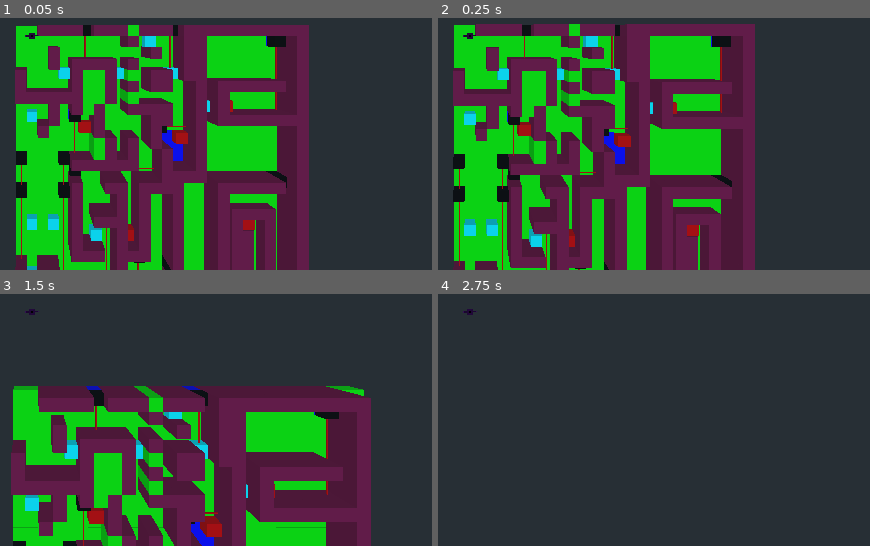
Above: before the commit, frames 1-4 (two rows, left to right).
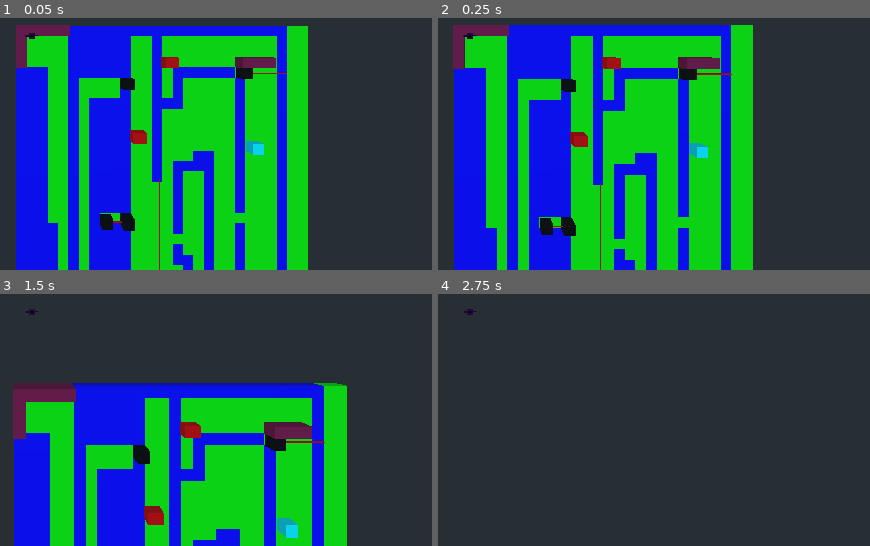
Above: after the commit, the same moments.

Repository: dktr0/NotWaitingForGodot
Game: Godot game, scene res://NotWaitingForGodot.tscn
Same seed, same stepped clock (60 frames per second), same inputs: the game is played once before the commit and once after it.
Inputs (mouse positions are in pixels of both pictures, inside the frame that each line leads up to):
- Up to frame 1 (0.05 s): no input
- Up to frame 2 (0.25 s): no input
- Up to frame 3 (1.5 s): tap Enter at 0.5 s; move the mouse to (77, 309) at 0.52 s; hold W (left_stick_up) from 0.53 s (still down); tap Space (a_button) at 0.6, 1.35 s; click (77, 309) at 0.67 s; move the mouse to (outside the picture) at 1.27 s
- Up to frame 4 (2.75 s): keep holding W (left_stick_up); move the mouse to (489, 304) at 2.02 s; tap Space (a_button) at 2.1 s

The runs differ from the first frame. In frame 1, 53% of the frame differs, in the area x 3-72%, y 2-100%; in frame 2, 55%, in the area x 3-74%, y 2-100%; in frame 3, 46%; in frame 4, nothing differs.

Commit message:
20240321

Diff:
--- a/Beam.gd
+++ b/Beam.gd
@@ -18,9 +18,11 @@
 func _physics_process(delta):
 	var hit = rayCast.get_collider();
 	if hit != null:
-		if !hit.is_in_group("Beam"):
+		if hit.is_in_group("Player"):
+			print("hit player");
+			$"/root/NotWaitingForGodot/World".reset();
+		elif !hit.is_in_group("Beam") && !hit.is_in_group("Player"):
 			var d = get_translation().distance_to(hit.get_translation());
-			print(str(d));
 			if(beamDirection == "down"):
 				rayMesh.set_scale(Vector3(0.1,0.1,d/2));
 				rayMesh.set_translation(Vector3(0,0,d/2));
--- a/NotWaitingForGodot.tscn
+++ b/NotWaitingForGodot.tscn
@@ -6,7 +6,7 @@
 [ext_resource path="res://models/RobotExterior.material" type="Material" id=4]
 
 [sub_resource type="BoxShape" id=1]
-extents = Vector3( 0.3, 0.5, 0.3 )
+extents = Vector3( 0.8, 0.8, 0.8 )
 
 [sub_resource type="BoxShape" id=2]
 
--- a/World.gd
+++ b/World.gd
@@ -90,12 +90,19 @@
 	sb.translation = Vector3(x,y,z);
 	add_child(sb);
 
-func movableCube(x=0,y=0,z=0,r=1,g=0,b=0,xSize=2,ySize=2,zSize=2):
+func movableCube(x=0,y=0,z=0,r=1,g=0,b=0,xSize=2,ySize=2,zSize=2,axis="x"):
 	var sb = RigidBody.new();
 	sb.axis_lock_angular_x = true;
 	sb.axis_lock_angular_y = true;
 	sb.axis_lock_angular_z = true;
-	sb.axis_lock_linear_y = true;
+	if axis=="xz":
+		sb.axis_lock_linear_y = true;
+	elif axis=="x":
+		sb.axis_lock_linear_y = true;
+		sb.axis_lock_linear_z = true;
+	elif axis=="z":
+		sb.axis_lock_linear_y = true;
+		sb.axis_lock_linear_x = true;
 	var boxShape = BoxShape.new();
 	boxShape.extents = Vector3(xSize*0.5,ySize*0.5,zSize*0.5);
 	var owner = sb.create_shape_owner(sb);
@@ -110,8 +117,8 @@
 	m.mesh = cm;
 	sb.add_child(m);
 	sb.translation = Vector3(x,y,z);
-	sb.set_mass(10000);
-	sb.set_friction(1000000000);
+	sb.set_mass(1);
+	sb.set_friction(1);
 	add_child(sb);
 
 func makeASphere(x=0,y=0,z=0,r=1,g=0,b=0):
@@ -256,7 +263,7 @@
 	var lines = map.split("\n");
 	print(str(lines));
 	for lineNo in lines.size():
-		print("line " + str(lineNo) + ": " + lines[lineNo]);
+		# print("line " + str(lineNo) + ": " + lines[lineNo]);
 		cubeRow(lines[lineNo],0,0,-20+(lineNo*2),2,0,1,0,0,5);
 
 func loadCSVMap(path="res://map.txt"):
@@ -266,7 +273,7 @@
 	var map = file.get_as_text();
 	var rows = map.split("\n");
 	for rowNo in rows.size():
-		print("row " + str(rowNo) + ": " + rows[rowNo]);
+		# print("row " + str(rowNo) + ": " + rows[rowNo]);
 		csvMapRow(rows[rowNo],0,0,-20+(rowNo*2),2,0,0,1,0,0,2.5);
 
 func csvMapRow(row="",xStart=0,yStart=0,zStart=0,xInc=0,yInc=0,zInc=0,r=1,g=1,b=1,yScale=5):
@@ -280,7 +287,7 @@
 		var h = 0;
 		var hasAKey = false;
 		var hasADoor = false;
-		var hasAMovableBlock = false;
+		var movableBlock = null;
 		var beam = null;
 		if cell.find("w")>=0:
 			substance = "water";
@@ -298,8 +305,12 @@
 			beam = "left";
 		if cell.find("beamright")>=0:
 			beam = "right";
-		if cell.find("movable")>=0 || cell.find("moveable")>=0:
-			hasAMovableBlock = true;
+		if cell.find("movablex")>=0 || cell.find("moveablex")>=0:
+			movableBlock = "x";
+		elif cell.find("movablez")>=0 || cell.find("moveablez")>=0:
+			movableBlock = "z";
+		elif cell.find("movable")>=0 || cell.find("moveable")>=0:
+			movableBlock = "xz";
 		if cell.find("1")>=0:
 			h = 1;
 		if cell.find("2")>=0:
@@ -336,7 +347,7 @@
 			makeADoor(x,y+(h*yScale),z,0,0,0,2,yScale,2);
 		elif hasAKey:
 			makeAKey(x,y+(h*yScale),z,1,0,0,yScale,2);
-		elif hasAMovableBlock:
-			movableCube(x,y+(h*yScale),z,0,1,1,2,2,2);
+		elif movableBlock != null:
+			movableCube(x,y+(h*yScale),z,0,1,1,2,2,2,movableBlock);
 		elif beam != null:
 			makeABeam(beam,x,y+(h*yScale),z,0,0,0,2,yScale,2);
Not shown, changed: map.txt
